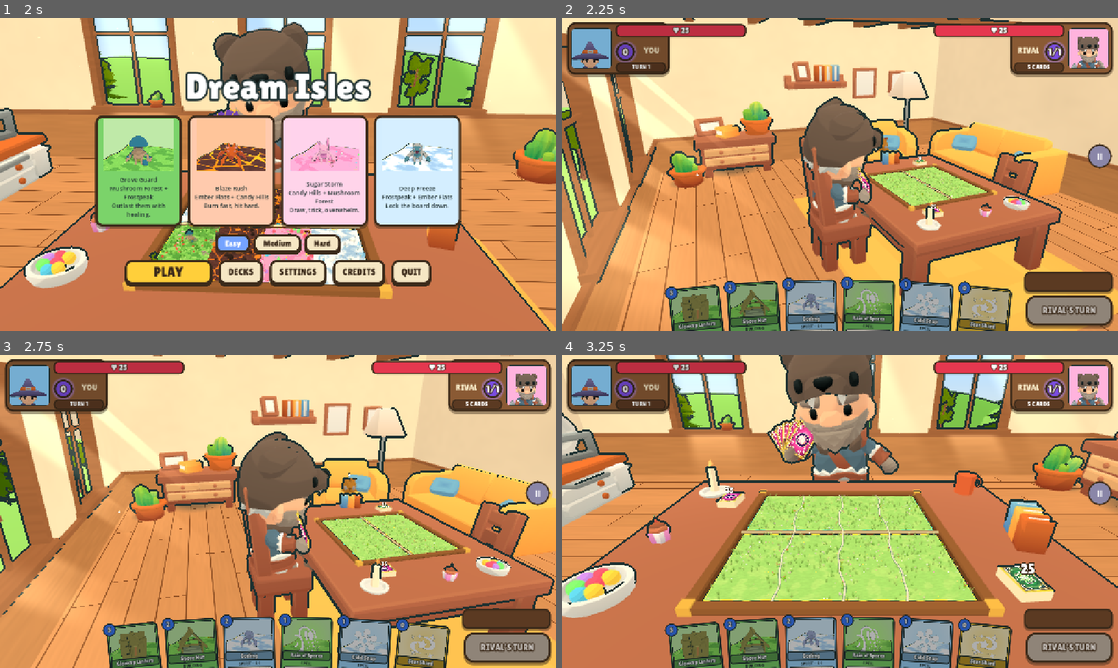
Above: before the commit, frames 1-4 (two rows, left to right).
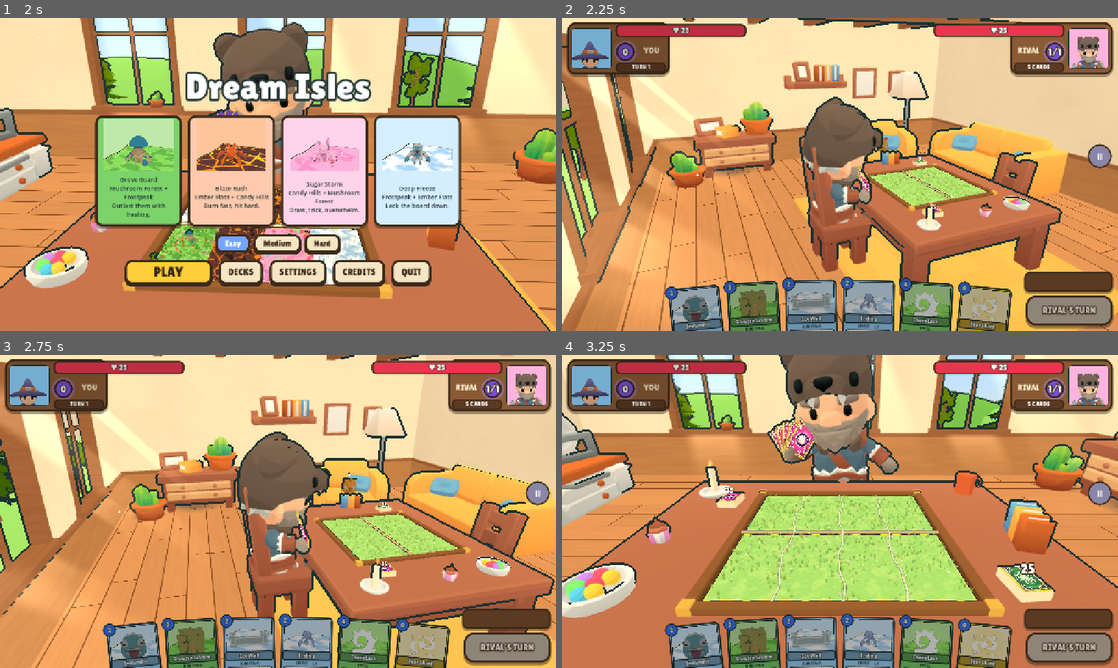
Above: after the commit, the same moments.

Repository: muriarty1893/cardwards
Game: Godot game, scene res://menus/main_menu.tscn
The game is run twice, just before and just after one commit, with the same random seed, the same clock (stepped at 60 frames per second) and the same inputs.
Inputs (mouse positions are in pixels of both pictures, inside the frame that each line leads up to):
- Up to frame 1 (2 s): click "Easy" at 0.5 s; click "Easy" at 1.25 s
- Up to frame 2 (2.25 s): click "PLAY" at 2 s
- Up to frame 3 (2.75 s): no input
- Up to frame 4 (3.25 s): tap Enter at 2.75 s; drag from (695, 658) to (895, 442) at 2.77 s

Frame 1 is identical in both runs. In frame 2, 4.2% of the frame differs, in the area x 19-71%, y 84-100%; in frame 3, 4.2%; in frame 4, 4.2%.

Commit message:
balance: starter decks take in the new cards (one merge pair each); Sugar Shiv 1, Snow Pup 2
Medium vs Medium, 60 per pairing: Grove Guard 44%, Blaze Rush 54%, Sugar Storm 60%, Deep Freeze 42%.

Co-Authored-By: Claude Opus 5.5 <noreply@anthropic.com>

Diff:
--- a/data/cards/snow_pup.tres
+++ b/data/cards/snow_pup.tres
@@ -15,7 +15,7 @@
 display_name = "Snow Pup"
 land = 3
 level = 1
-cost = 3
+cost = 2
 attack = 2
 health = 3
 tribe = &"beast"
--- a/data/cards/sugar_shiv.tres
+++ b/data/cards/sugar_shiv.tres
@@ -16,5 +16,5 @@
 display_name = "Sugar Shiv"
 kind = 2
 land = 2
-cost = 0
+cost = 1
 effects = Array[ExtResource("2_eff")]([SubResource("eff_sugar_shiv_0")])
--- a/data/decks/blaze_rush.tres
+++ b/data/decks/blaze_rush.tres
@@ -2,26 +2,26 @@
 
 [ext_resource type="Script" path="res://core/deck_data.gd" id="1_deck"]
 [ext_resource type="Resource" path="res://data/cards/cinderpup.tres" id="2_cinderpup"]
-[ext_resource type="Resource" path="res://data/cards/ashmite.tres" id="3_ashmite"]
-[ext_resource type="Resource" path="res://data/cards/flarebeak.tres" id="4_flarebeak"]
-[ext_resource type="Resource" path="res://data/cards/magmaw.tres" id="5_magmaw"]
-[ext_resource type="Resource" path="res://data/cards/blazehorn.tres" id="6_blazehorn"]
-[ext_resource type="Resource" path="res://data/cards/inferno_drake.tres" id="7_inferno_drake"]
-[ext_resource type="Resource" path="res://data/cards/kiln_tower.tres" id="8_kiln_tower"]
-[ext_resource type="Resource" path="res://data/cards/smokestack.tres" id="9_smokestack"]
-[ext_resource type="Resource" path="res://data/cards/fireball.tres" id="10_fireball"]
-[ext_resource type="Resource" path="res://data/cards/ember_rain.tres" id="11_ember_rain"]
-[ext_resource type="Resource" path="res://data/cards/gumdrop.tres" id="12_gumdrop"]
-[ext_resource type="Resource" path="res://data/cards/taffy_snail.tres" id="13_taffy_snail"]
-[ext_resource type="Resource" path="res://data/cards/lollibat.tres" id="14_lollibat"]
-[ext_resource type="Resource" path="res://data/cards/sugar_shack.tres" id="15_sugar_shack"]
-[ext_resource type="Resource" path="res://data/cards/sugar_rush.tres" id="16_sugar_rush"]
-[ext_resource type="Resource" path="res://data/cards/volcano.tres" id="lb_volcano"]
-[ext_resource type="Resource" path="res://data/cards/candy_shell.tres" id="lb_candy_shell"]
+[ext_resource type="Resource" path="res://data/cards/flarebeak.tres" id="3_flarebeak"]
+[ext_resource type="Resource" path="res://data/cards/magmaw.tres" id="4_magmaw"]
+[ext_resource type="Resource" path="res://data/cards/blazehorn.tres" id="5_blazehorn"]
+[ext_resource type="Resource" path="res://data/cards/inferno_drake.tres" id="6_inferno_drake"]
+[ext_resource type="Resource" path="res://data/cards/kiln_tower.tres" id="7_kiln_tower"]
+[ext_resource type="Resource" path="res://data/cards/fireball.tres" id="8_fireball"]
+[ext_resource type="Resource" path="res://data/cards/ember_rain.tres" id="9_ember_rain"]
+[ext_resource type="Resource" path="res://data/cards/gumdrop.tres" id="10_gumdrop"]
+[ext_resource type="Resource" path="res://data/cards/taffy_snail.tres" id="11_taffy_snail"]
+[ext_resource type="Resource" path="res://data/cards/lollibat.tres" id="12_lollibat"]
+[ext_resource type="Resource" path="res://data/cards/sugar_shack.tres" id="13_sugar_shack"]
+[ext_resource type="Resource" path="res://data/cards/volcano.tres" id="14_volcano"]
+[ext_resource type="Resource" path="res://data/cards/emberkit.tres" id="15_emberkit"]
+[ext_resource type="Resource" path="res://data/cards/stoke.tres" id="16_stoke"]
+[ext_resource type="Resource" path="res://data/cards/hot_head.tres" id="17_hot_head"]
+[ext_resource type="Resource" path="res://data/cards/finish_off.tres" id="18_finish_off"]
 
 [resource]
 script = ExtResource("1_deck")
 id = &"blaze_rush"
 display_name = "Blaze Rush"
 lands = Array[int]([1, 1, 2, 1])
-cards = Array[Resource]([ExtResource("2_cinderpup"), ExtResource("2_cinderpup"), ExtResource("3_ashmite"), ExtResource("3_ashmite"), ExtResource("4_flarebeak"), ExtResource("4_flarebeak"), ExtResource("5_magmaw"), ExtResource("5_magmaw"), ExtResource("6_blazehorn"), ExtResource("6_blazehorn"), ExtResource("7_inferno_drake"), ExtResource("7_inferno_drake"), ExtResource("8_kiln_tower"), ExtResource("8_kiln_tower"), ExtResource("9_smokestack"), ExtResource("9_smokestack"), ExtResource("10_fireball"), ExtResource("10_fireball"), ExtResource("11_ember_rain"), ExtResource("11_ember_rain"), ExtResource("12_gumdrop"), ExtResource("12_gumdrop"), ExtResource("13_taffy_snail"), ExtResource("13_taffy_snail"), ExtResource("14_lollibat"), ExtResource("14_lollibat"), ExtResource("15_sugar_shack"), ExtResource("15_sugar_shack"), ExtResource("lb_volcano"), ExtResource("lb_candy_shell")])
+cards = Array[Resource]([ExtResource("2_cinderpup"), ExtResource("2_cinderpup"), ExtResource("3_flarebeak"), ExtResource("3_flarebeak"), ExtResource("4_magmaw"), ExtResource("4_magmaw"), ExtResource("5_blazehorn"), ExtResource("5_blazehorn"), ExtResource("6_inferno_drake"), ExtResource("6_inferno_drake"), ExtResource("7_kiln_tower"), ExtResource("7_kiln_tower"), ExtResource("8_fireball"), ExtResource("8_fireball"), ExtResource("9_ember_rain"), ExtResource("9_ember_rain"), ExtResource("10_gumdrop"), ExtResource("10_gumdrop"), ExtResource("11_taffy_snail"), ExtResource("12_lollibat"), ExtResource("12_lollibat"), ExtResource("13_sugar_shack"), ExtResource("13_sugar_shack"), ExtResource("14_volcano"), ExtResource("15_emberkit"), ExtResource("15_emberkit"), ExtResource("16_stoke"), ExtResource("16_stoke"), ExtResource("17_hot_head"), ExtResource("18_finish_off")])
--- a/data/decks/deep_freeze.tres
+++ b/data/decks/deep_freeze.tres
@@ -1,27 +1,27 @@
 [gd_resource type="Resource" script_class="DeckData" format=3]
 
 [ext_resource type="Script" path="res://core/deck_data.gd" id="1_deck"]
-[ext_resource type="Resource" path="res://data/cards/snowmite.tres" id="2_snowmite"]
-[ext_resource type="Resource" path="res://data/cards/iceling.tres" id="3_iceling"]
-[ext_resource type="Resource" path="res://data/cards/frostfang.tres" id="4_frostfang"]
-[ext_resource type="Resource" path="res://data/cards/glacier_tortoise.tres" id="5_glacier_tortoise"]
-[ext_resource type="Resource" path="res://data/cards/rimewing.tres" id="6_rimewing"]
-[ext_resource type="Resource" path="res://data/cards/blizzard_titan.tres" id="7_blizzard_titan"]
-[ext_resource type="Resource" path="res://data/cards/ice_wall.tres" id="8_ice_wall"]
-[ext_resource type="Resource" path="res://data/cards/frost_spire.tres" id="9_frost_spire"]
-[ext_resource type="Resource" path="res://data/cards/cold_snap.tres" id="10_cold_snap"]
-[ext_resource type="Resource" path="res://data/cards/avalanche.tres" id="11_avalanche"]
-[ext_resource type="Resource" path="res://data/cards/cinderpup.tres" id="12_cinderpup"]
-[ext_resource type="Resource" path="res://data/cards/ashmite.tres" id="13_ashmite"]
-[ext_resource type="Resource" path="res://data/cards/flarebeak.tres" id="14_flarebeak"]
-[ext_resource type="Resource" path="res://data/cards/kiln_tower.tres" id="15_kiln_tower"]
-[ext_resource type="Resource" path="res://data/cards/fireball.tres" id="16_fireball"]
-[ext_resource type="Resource" path="res://data/cards/snowstorm.tres" id="lb_snowstorm"]
-[ext_resource type="Resource" path="res://data/cards/bark_shield.tres" id="lb_bark_shield"]
+[ext_resource type="Resource" path="res://data/cards/iceling.tres" id="2_iceling"]
+[ext_resource type="Resource" path="res://data/cards/frostfang.tres" id="3_frostfang"]
+[ext_resource type="Resource" path="res://data/cards/glacier_tortoise.tres" id="4_glacier_tortoise"]
+[ext_resource type="Resource" path="res://data/cards/rimewing.tres" id="5_rimewing"]
+[ext_resource type="Resource" path="res://data/cards/blizzard_titan.tres" id="6_blizzard_titan"]
+[ext_resource type="Resource" path="res://data/cards/ice_wall.tres" id="7_ice_wall"]
+[ext_resource type="Resource" path="res://data/cards/frost_spire.tres" id="8_frost_spire"]
+[ext_resource type="Resource" path="res://data/cards/cold_snap.tres" id="9_cold_snap"]
+[ext_resource type="Resource" path="res://data/cards/avalanche.tres" id="10_avalanche"]
+[ext_resource type="Resource" path="res://data/cards/cinderpup.tres" id="11_cinderpup"]
+[ext_resource type="Resource" path="res://data/cards/kiln_tower.tres" id="12_kiln_tower"]
+[ext_resource type="Resource" path="res://data/cards/fireball.tres" id="13_fireball"]
+[ext_resource type="Resource" path="res://data/cards/snowstorm.tres" id="14_snowstorm"]
+[ext_resource type="Resource" path="res://data/cards/snow_pup.tres" id="15_snow_pup"]
+[ext_resource type="Resource" path="res://data/cards/icicle.tres" id="16_icicle"]
+[ext_resource type="Resource" path="res://data/cards/whiteout.tres" id="17_whiteout"]
+[ext_resource type="Resource" path="res://data/cards/crack_the_ice.tres" id="18_crack_the_ice"]
 
 [resource]
 script = ExtResource("1_deck")
 id = &"deep_freeze"
 display_name = "Deep Freeze"
 lands = Array[int]([3, 3, 1, 3])
-cards = Array[Resource]([ExtResource("2_snowmite"), ExtResource("2_snowmite"), ExtResource("3_iceling"), ExtResource("3_iceling"), ExtResource("4_frostfang"), ExtResource("4_frostfang"), ExtResource("5_glacier_tortoise"), ExtResource("5_glacier_tortoise"), ExtResource("6_rimewing"), ExtResource("6_rimewing"), ExtResource("7_blizzard_titan"), ExtResource("7_blizzard_titan"), ExtResource("8_ice_wall"), ExtResource("8_ice_wall"), ExtResource("9_frost_spire"), ExtResource("9_frost_spire"), ExtResource("10_cold_snap"), ExtResource("10_cold_snap"), ExtResource("11_avalanche"), ExtResource("11_avalanche"), ExtResource("12_cinderpup"), ExtResource("12_cinderpup"), ExtResource("14_flarebeak"), ExtResource("14_flarebeak"), ExtResource("15_kiln_tower"), ExtResource("15_kiln_tower"), ExtResource("16_fireball"), ExtResource("16_fireball"), ExtResource("lb_snowstorm"), ExtResource("lb_bark_shield")])
+cards = Array[Resource]([ExtResource("2_iceling"), ExtResource("2_iceling"), ExtResource("3_frostfang"), ExtResource("3_frostfang"), ExtResource("4_glacier_tortoise"), ExtResource("4_glacier_tortoise"), ExtResource("5_rimewing"), ExtResource("5_rimewing"), ExtResource("6_blizzard_titan"), ExtResource("6_blizzard_titan"), ExtResource("7_ice_wall"), ExtResource("7_ice_wall"), ExtResource("8_frost_spire"), ExtResource("9_cold_snap"), ExtResource("9_cold_snap"), ExtResource("10_avalanche"), ExtResource("10_avalanche"), ExtResource("11_cinderpup"), ExtResource("11_cinderpup"), ExtResource("12_kiln_tower"), ExtResource("12_kiln_tower"), ExtResource("13_fireball"), ExtResource("13_fireball"), ExtResource("14_snowstorm"), ExtResource("15_snow_pup"), ExtResource("15_snow_pup"), ExtResource("16_icicle"), ExtResource("16_icicle"), ExtResource("17_whiteout"), ExtResource("18_crack_the_ice")])
--- a/data/decks/grove_guard.tres
+++ b/data/decks/grove_guard.tres
@@ -3,25 +3,27 @@
 [ext_resource type="Script" path="res://core/deck_data.gd" id="1_deck"]
 [ext_resource type="Resource" path="res://data/cards/sporeling.tres" id="2_sporeling"]
 [ext_resource type="Resource" path="res://data/cards/mossback.tres" id="3_mossback"]
-[ext_resource type="Resource" path="res://data/cards/puffcap.tres" id="4_puffcap"]
-[ext_resource type="Resource" path="res://data/cards/glimmer_morel.tres" id="5_glimmer_morel"]
-[ext_resource type="Resource" path="res://data/cards/rootstalker.tres" id="6_rootstalker"]
-[ext_resource type="Resource" path="res://data/cards/elder_shroomhulk.tres" id="7_elder_shroomhulk"]
-[ext_resource type="Resource" path="res://data/cards/spore_hut.tres" id="8_spore_hut"]
-[ext_resource type="Resource" path="res://data/cards/glowcap_lantern.tres" id="9_glowcap_lantern"]
-[ext_resource type="Resource" path="res://data/cards/rain_of_spores.tres" id="10_rain_of_spores"]
-[ext_resource type="Resource" path="res://data/cards/regrowth.tres" id="11_regrowth"]
-[ext_resource type="Resource" path="res://data/cards/snowmite.tres" id="12_snowmite"]
-[ext_resource type="Resource" path="res://data/cards/iceling.tres" id="13_iceling"]
-[ext_resource type="Resource" path="res://data/cards/frostfang.tres" id="14_frostfang"]
-[ext_resource type="Resource" path="res://data/cards/ice_wall.tres" id="15_ice_wall"]
-[ext_resource type="Resource" path="res://data/cards/cold_snap.tres" id="16_cold_snap"]
-[ext_resource type="Resource" path="res://data/cards/spore_bloom.tres" id="lb_spore_bloom"]
-[ext_resource type="Resource" path="res://data/cards/bark_shield.tres" id="lb_bark_shield"]
+[ext_resource type="Resource" path="res://data/cards/glimmer_morel.tres" id="4_glimmer_morel"]
+[ext_resource type="Resource" path="res://data/cards/rootstalker.tres" id="5_rootstalker"]
+[ext_resource type="Resource" path="res://data/cards/elder_shroomhulk.tres" id="6_elder_shroomhulk"]
+[ext_resource type="Resource" path="res://data/cards/spore_hut.tres" id="7_spore_hut"]
+[ext_resource type="Resource" path="res://data/cards/glowcap_lantern.tres" id="8_glowcap_lantern"]
+[ext_resource type="Resource" path="res://data/cards/rain_of_spores.tres" id="9_rain_of_spores"]
+[ext_resource type="Resource" path="res://data/cards/snowmite.tres" id="10_snowmite"]
+[ext_resource type="Resource" path="res://data/cards/iceling.tres" id="11_iceling"]
+[ext_resource type="Resource" path="res://data/cards/frostfang.tres" id="12_frostfang"]
+[ext_resource type="Resource" path="res://data/cards/ice_wall.tres" id="13_ice_wall"]
+[ext_resource type="Resource" path="res://data/cards/cold_snap.tres" id="14_cold_snap"]
+[ext_resource type="Resource" path="res://data/cards/spore_bloom.tres" id="15_spore_bloom"]
+[ext_resource type="Resource" path="res://data/cards/barkbeetle.tres" id="16_barkbeetle"]
+[ext_resource type="Resource" path="res://data/cards/bark_coat.tres" id="17_bark_coat"]
+[ext_resource type="Resource" path="res://data/cards/thorn_lash.tres" id="18_thorn_lash"]
+[ext_resource type="Resource" path="res://data/cards/deep_roots.tres" id="19_deep_roots"]
+[ext_resource type="Resource" path="res://data/cards/pain_shroom.tres" id="20_pain_shroom"]
 
 [resource]
 script = ExtResource("1_deck")
 id = &"grove_guard"
 display_name = "Grove Guard"
 lands = Array[int]([0, 0, 3, 0])
-cards = Array[Resource]([ExtResource("2_sporeling"), ExtResource("2_sporeling"), ExtResource("3_mossback"), ExtResource("3_mossback"), ExtResource("4_puffcap"), ExtResource("4_puffcap"), ExtResource("5_glimmer_morel"), ExtResource("5_glimmer_morel"), ExtResource("6_rootstalker"), ExtResource("6_rootstalker"), ExtResource("7_elder_shroomhulk"), ExtResource("7_elder_shroomhulk"), ExtResource("8_spore_hut"), ExtResource("8_spore_hut"), ExtResource("9_glowcap_lantern"), ExtResource("9_glowcap_lantern"), ExtResource("10_rain_of_spores"), ExtResource("10_rain_of_spores"), ExtResource("12_snowmite"), ExtResource("12_snowmite"), ExtResource("13_iceling"), ExtResource("13_iceling"), ExtResource("14_frostfang"), ExtResource("14_frostfang"), ExtResource("15_ice_wall"), ExtResource("15_ice_wall"), ExtResource("16_cold_snap"), ExtResource("16_cold_snap"), ExtResource("lb_spore_bloom"), ExtResource("lb_bark_shield")])
+cards = Array[Resource]([ExtResource("2_sporeling"), ExtResource("2_sporeling"), ExtResource("3_mossback"), ExtResource("3_mossback"), ExtResource("4_glimmer_morel"), ExtResource("4_glimmer_morel"), ExtResource("5_rootstalker"), ExtResource("5_rootstalker"), ExtResource("6_elder_shroomhulk"), ExtResource("6_elder_shroomhulk"), ExtResource("7_spore_hut"), ExtResource("7_spore_hut"), ExtResource("8_glowcap_lantern"), ExtResource("9_rain_of_spores"), ExtResource("9_rain_of_spores"), ExtResource("10_snowmite"), ExtResource("10_snowmite"), ExtResource("11_iceling"), ExtResource("11_iceling"), ExtResource("12_frostfang"), ExtResource("13_ice_wall"), ExtResource("13_ice_wall"), ExtResource("14_cold_snap"), ExtResource("15_spore_bloom"), ExtResource("16_barkbeetle"), ExtResource("16_barkbeetle"), ExtResource("17_bark_coat"), ExtResource("18_thorn_lash"), ExtResource("19_deep_roots"), ExtResource("20_pain_shroom")])
--- a/data/decks/sugar_storm.tres
+++ b/data/decks/sugar_storm.tres
@@ -10,18 +10,18 @@
 [ext_resource type="Resource" path="res://data/cards/sugar_shack.tres" id="8_sugar_shack"]
 [ext_resource type="Resource" path="res://data/cards/candy_mill.tres" id="9_candy_mill"]
 [ext_resource type="Resource" path="res://data/cards/sugar_rush.tres" id="10_sugar_rush"]
-[ext_resource type="Resource" path="res://data/cards/swap_trick.tres" id="11_swap_trick"]
-[ext_resource type="Resource" path="res://data/cards/sporeling.tres" id="12_sporeling"]
-[ext_resource type="Resource" path="res://data/cards/mossback.tres" id="13_mossback"]
-[ext_resource type="Resource" path="res://data/cards/puffcap.tres" id="14_puffcap"]
-[ext_resource type="Resource" path="res://data/cards/spore_hut.tres" id="15_spore_hut"]
-[ext_resource type="Resource" path="res://data/cards/rain_of_spores.tres" id="16_rain_of_spores"]
-[ext_resource type="Resource" path="res://data/cards/sugar_rain.tres" id="lb_sugar_rain"]
-[ext_resource type="Resource" path="res://data/cards/candy_shell.tres" id="lb_candy_shell"]
+[ext_resource type="Resource" path="res://data/cards/sporeling.tres" id="11_sporeling"]
+[ext_resource type="Resource" path="res://data/cards/mossback.tres" id="12_mossback"]
+[ext_resource type="Resource" path="res://data/cards/rain_of_spores.tres" id="13_rain_of_spores"]
+[ext_resource type="Resource" path="res://data/cards/sugar_rain.tres" id="14_sugar_rain"]
+[ext_resource type="Resource" path="res://data/cards/cotton_puff.tres" id="15_cotton_puff"]
+[ext_resource type="Resource" path="res://data/cards/jawbreaker.tres" id="16_jawbreaker"]
+[ext_resource type="Resource" path="res://data/cards/sugar_shiv.tres" id="17_sugar_shiv"]
+[ext_resource type="Resource" path="res://data/cards/taffy_pull.tres" id="18_taffy_pull"]
 
 [resource]
 script = ExtResource("1_deck")
 id = &"sugar_storm"
 display_name = "Sugar Storm"
 lands = Array[int]([2, 2, 0, 2])
-cards = Array[Resource]([ExtResource("2_gumdrop"), ExtResour …(196 unchanged characters)… Resource("6_jellywobble"), ExtResource("6_jellywobble"), ExtResource("7_bonbon_behemoth"), ExtResource("7_bonbon_behemoth"), ExtResource("8_sugar_shack"), ExtResource("8_sugar_shack"), ExtResource("9_candy_mill"), ExtResource("9_candy_mill"), ExtResource("10_sugar_rush"), ExtResource("10_sugar_rush"), ExtResource("11_swap_trick"), ExtResource("12_sporeling"), ExtResource("12_sporeling"), ExtResource("13_mossback"), ExtResource("13_mossback"), ExtResource("14_puffcap"), ExtResource("14_puffcap"), ExtResource("15_spore_hut"), ExtResource("16_rain_of_spores"), ExtResource("16_rain_of_spores"), ExtResource("lb_sugar_rain"), ExtResource("lb_candy_shell")])
+cards = Array[Resource]([ExtResource("2_gumdrop"), ExtResour …(196 unchanged characters)… Resource("6_jellywobble"), ExtResource("7_bonbon_behemoth"), ExtResource("7_bonbon_behemoth"), ExtResource("8_sugar_shack"), ExtResource("8_sugar_shack"), ExtResource("9_candy_mill"), ExtResource("9_candy_mill"), ExtResource("10_sugar_rush"), ExtResource("10_sugar_rush"), ExtResource("11_sporeling"), ExtResource("11_sporeling"), ExtResource("12_mossback"), ExtResource("12_mossback"), ExtResource("13_rain_of_spores"), ExtResource("13_rain_of_spores"), ExtResource("14_sugar_rain"), ExtResource("15_cotton_puff"), ExtResource("15_cotton_puff"), ExtResource("16_jawbreaker"), ExtResource("16_jawbreaker"), ExtResource("17_sugar_shiv"), ExtResource("18_taffy_pull")])
--- a/tests/test_data.gd
+++ b/tests/test_data.gd
@@ -31,10 +31,10 @@
 	&"gummy_cub": [1, 1, 1, 3, [], 0], &"gummy_goliath": [1, 3, 4, 7, [], 0],
 	&"cotton_puff": [1, 2, 2, 2, [&"bubble"], 0], &"candyfloss_bat": [1, 5, 4, 5, [&"bubble", &"flurry"], 0],
 	&"sugar_smuggler": [1, 2, 2, 2, [&"hidden"], 0], &"gingerbread_gate": [0, 2, 0, 0, [], 0],
-	&"taffy_pull": [0, 2, 0, 0, [], 0], &"sugar_shiv": [0, 0, 0, 0, [], 0], &"jawbreaker": [0, 2, 0, 0, [], 0],
+	&"taffy_pull": [0, 2, 0, 0, [], 0], &"sugar_shiv": [0, 1, 0, 0, [], 0], &"jawbreaker": [0, 2, 0, 0, [], 0],
 	&"sugar_high": [0, 0, 0, 0, [], 0],
 	&"frostwisp": [1, 2, 1, 3, [], 0], &"glacial_wisp": [1, 4, 3, 5, [&"bubble"], 0],
-	&"snow_pup": [1, 3, 2, 3, [], 0], &"snowfang_alpha": [1, 6, 5, 5, [], 0], &"ice_sage": [1, 3, 2, 4, [], 1],
+	&"snow_pup": [1, 2, 2, 3, [], 0], &"snowfang_alpha": [1, 6, 5, 5, [], 0], &"ice_sage": [1, 3, 2, 4, [], 1],
 	&"frost_lookout": [0, 4, 0, 0, [], 0], &"crack_the_ice": [0, 1, 0, 0, [], 0], &"whiteout": [0, 3, 0, 0, [], 0],
 	&"icicle": [0, 1, 0, 0, [], 0], &"snowmanify": [0, 4, 0, 0, [], 0], &"snowman": [1, 1, 1, 1, [], 0],
 	&"sporeling": [1, 2, 1, 2, [&"venom"], 0], &"mossback": [1, 2, 1, 5, [&"guard"], 0],
